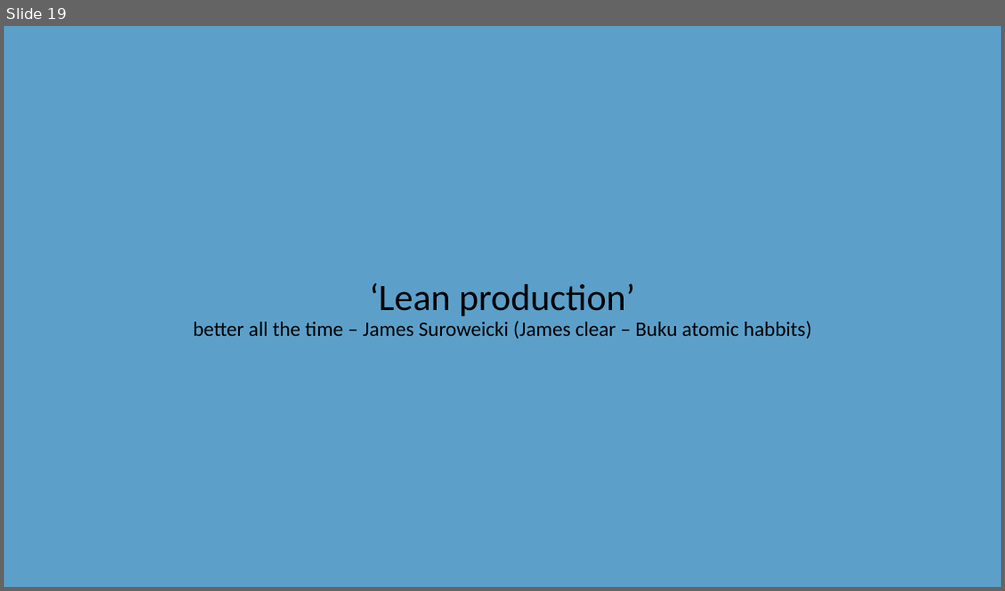
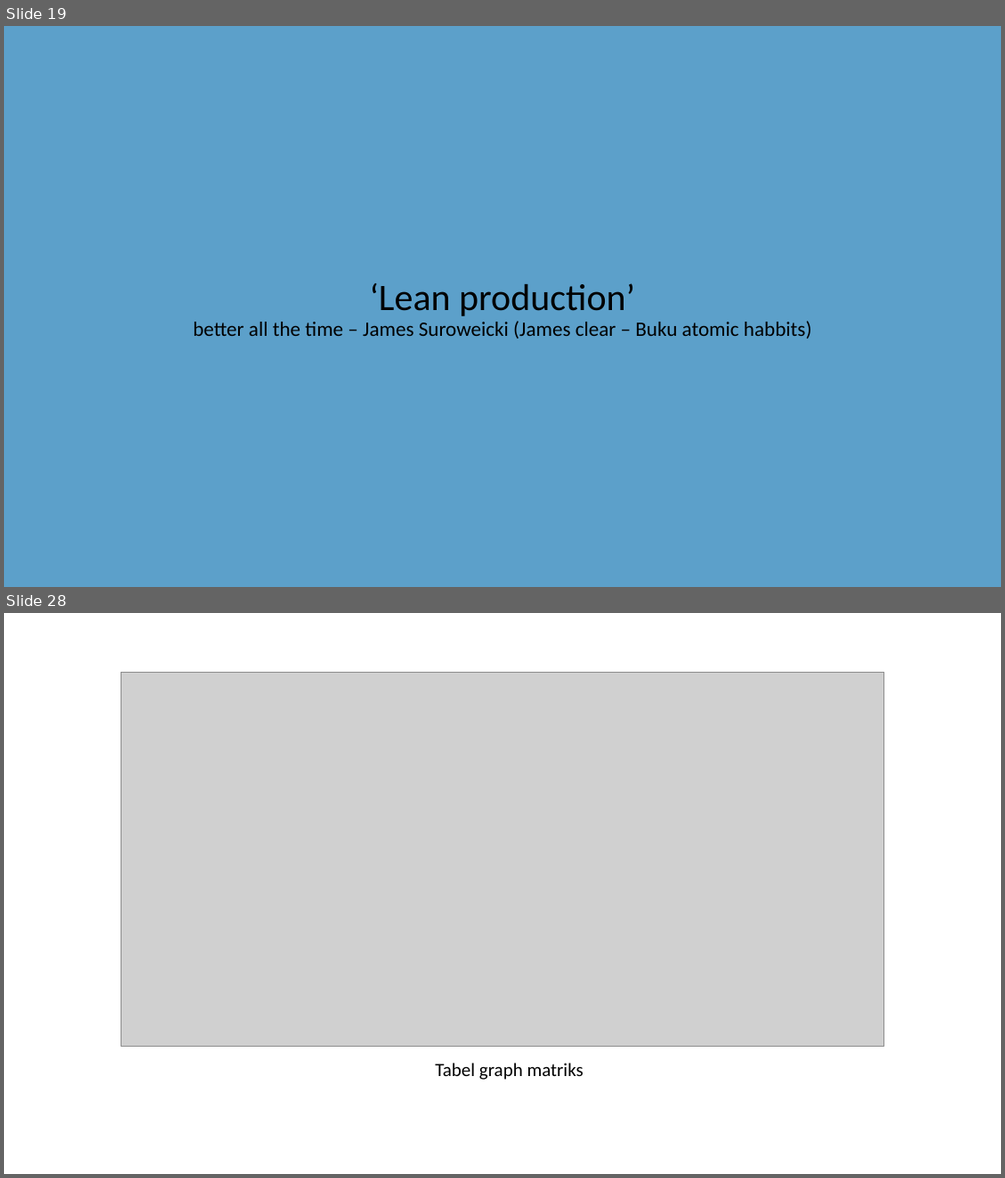
Before and after one commit to gunadermawan/skripsi, a slide deck: dokumen/ppt_skripsi.pptx. Shown one above the other, each under a label of ours: slide 19 before the commit, slides 19 and 28 after it; the slides between them are not shown. The pictures are 1005x591 and 1005x1178 pixels, drawn with LibreOffice and Linux fonts; fonts in the diff are those of the drawing; grey boxes stand for pictures. Boxes give left, top, right and bottom in pixels: in the first picture for what was removed or moved away, otherwise in the second. Text is boxed around its words. In the diff, an @@ line names an element or a change of style, - is before the commit and + after.

```diff
--- a/dokumen/ppt_skripsi.pptx
+++ b/dokumen/ppt_skripsi.pptx
@@ slide 28 added at (x1=4, y1=613, x2=1001, y2=1174), background #FFFFFF @@
@@ picture added at (x1=121, y1=672, x2=884, y2=1046) @@
@@ text added at (x1=435, y1=1062, x2=583, y2=1079), 18 pt, text #000000 @@
+Tabel graph matriks
```
Also in this commit, not shown: 1 slide changed, 14 other slides added, 1 slide removed, 1 other file.
